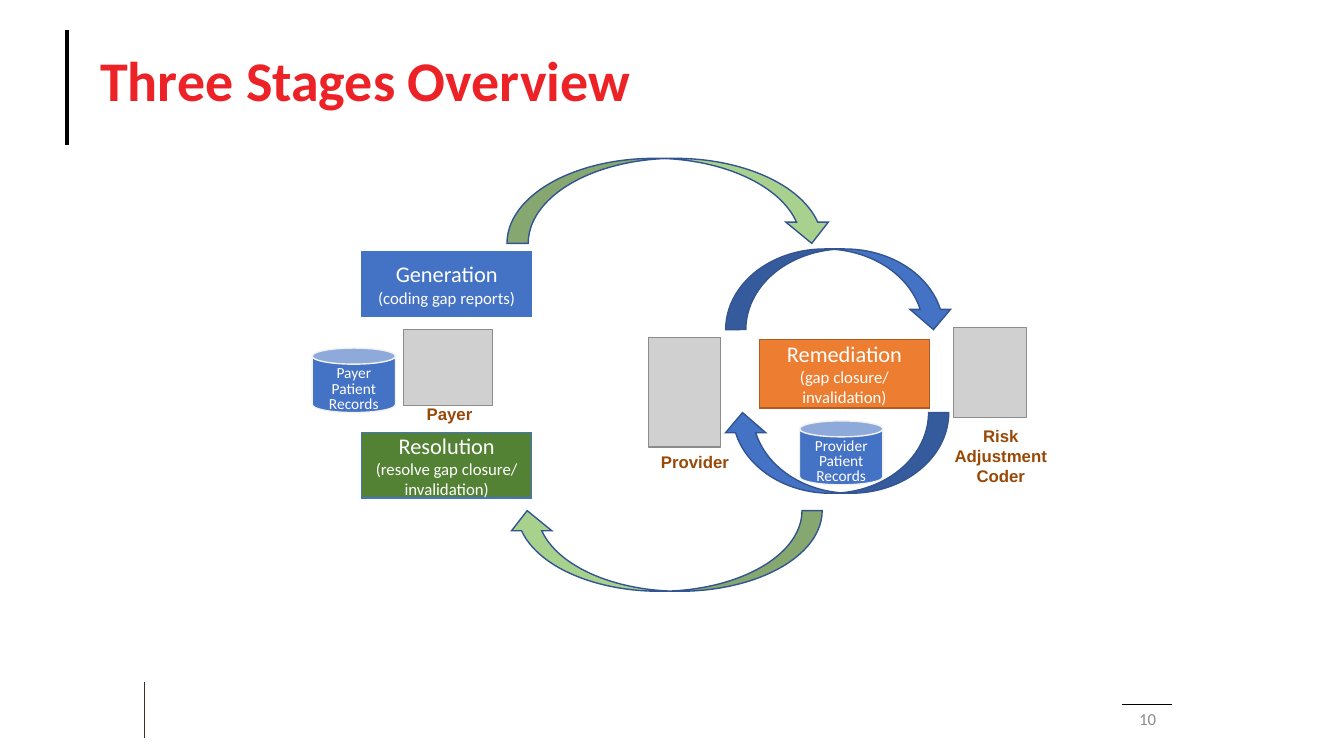
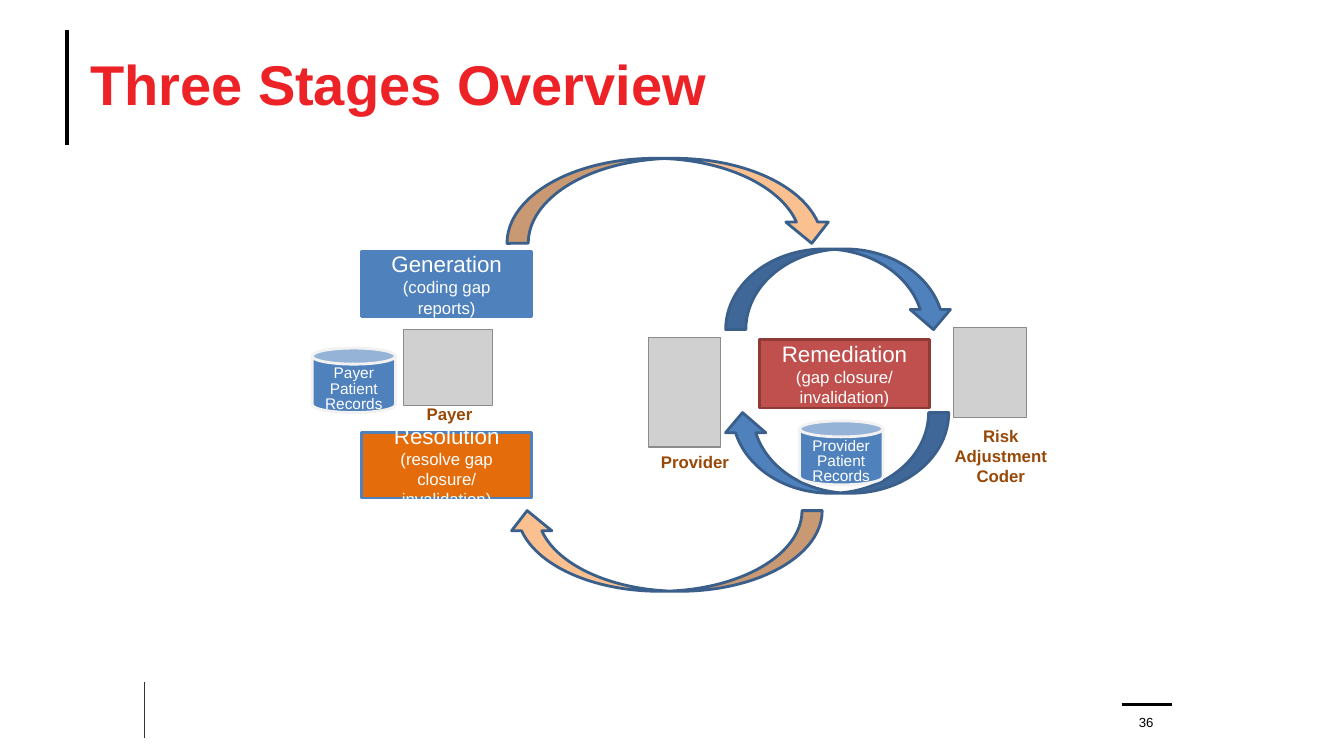
Before and after one commit to HL7/davinci-ra, a slide deck: slide 36 of input/images/Source/Risk Adjustment Images.pptx (slide 10 before the commit). Drawn at 1344x756 pixels with LibreOffice and Linux fonts; fonts in the diff are those of the drawing; grey boxes stand for pictures; background and template pictures are left out. Boxes give left, top, right and bottom in pixels: in the first picture for what was removed or moved away, otherwise in the second. Text is boxed around its words. In the diff, an @@ line names an element or a change of style, - is before the commit and + after.

```diff
--- a/input/images/Source/Risk Adjustment Images.pptx
+++ b/input/images/Source/Risk Adjustment Images.pptx
@@ title "Three Stages Overview" at (90, 64, 706, 115): font Calibri to Arial; line spacing 0.9 to 1 @@
@@ curved down arrow at (507, 158, 833, 243): fill #A9D18E to #FAC090; outline #325491 1 pt to #3A5F8C 2 pt @@
@@ rectangle "Generation" at (362, 251, 532, 317): font Calibri to Arial; fill #4472C4 to #4F81BD; outline #4472C4 1 pt to #4F81BD 2 pt @@
@@ curved down arrow at (726, 249, 954, 330): fill #4472C4 to #4F81BD; outline #325491 1 pt to #3A5F8C 2 pt @@
@@ cylinder "Payer Patient Records" at (313, 348, 396, 412): font Calibri to Arial; fill #4472C4 to #4F81BD; outline #F2F2F2 1 pt to #F2F2F2 2 pt @@
@@ rectangle "Remediation" at (759, 340, 930, 408): font Calibri to Arial; fill #ED7D31 to #C0504D; outline #AF5C24 1 pt to #8E3B39 2 pt @@
@@ curved down arrow at (723, 412, 950, 493): fill #4472C4 to #4F81BD; outline #325491 1 pt to #3A5F8C 2 pt @@
@@ rectangle "Resolution" at (362, 433, 532, 498): font Calibri to Arial; fill #548235 to #E46C0A; outline #4472C4 1 pt to #4F81BD 2 pt @@
@@ cylinder "Provider Patient Records" at (800, 421, 883, 485): font Calibri to Arial; fill #4472C4 to #4F81BD; outline #F2F2F2 1 pt to #F2F2F2 2 pt @@
@@ curved down arrow at (507, 511, 823, 592): fill #A9D18E to #FAC090; outline #325491 1 pt to #3A5F8C 2 pt @@
@@ page number at (1139, 717, 1154, 727): vertical alignment middle to bottom @@
@@ page number at (1139, 717, 1154, 727): text changed; size 12 to 9.3 pt; font Calibri to Arial; text colour #8C8C8C to #000000 @@
-10
+36
```
Also in this commit, not shown: 4 slides added, 12 other files.
